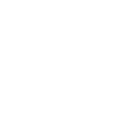
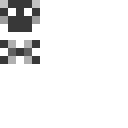
Layered file, before and after one edit (128×128). Changes by layer:
painted on "bg" over [0, 0, 40, 64]
